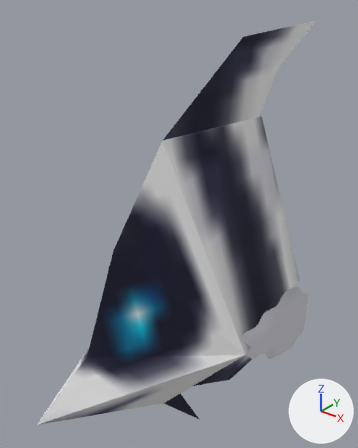
The glTF model site/public/sm64ds/models/fish_b.glb: old version first, new version second.
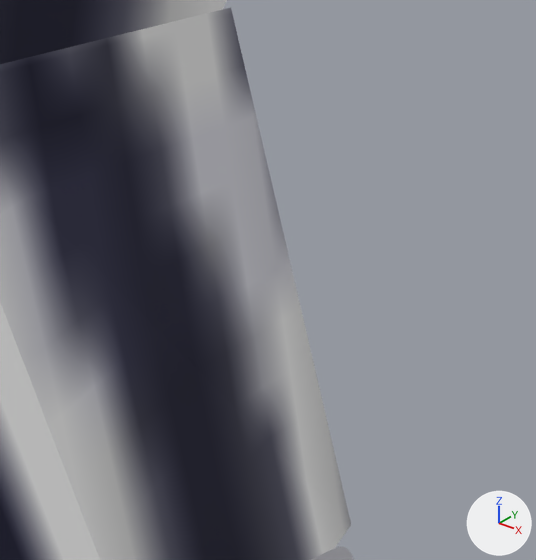
Each version appears first whole from a 50 mm camera at (7.32, -6.17, 8.58) aimed at (-1.18, 4.46, 1.99), and next in a close-up on the part from 53% to 100% of the width and 25% to 65% of the height. Every picture has the same lights, and +X, +Y and +Z are marked at lower right. The first two pictures are the older version. Vertices at exactly the same position are counted once.

Names of what the first close-up shows: 'fish_b'.
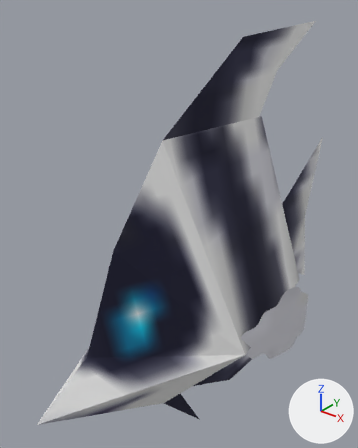
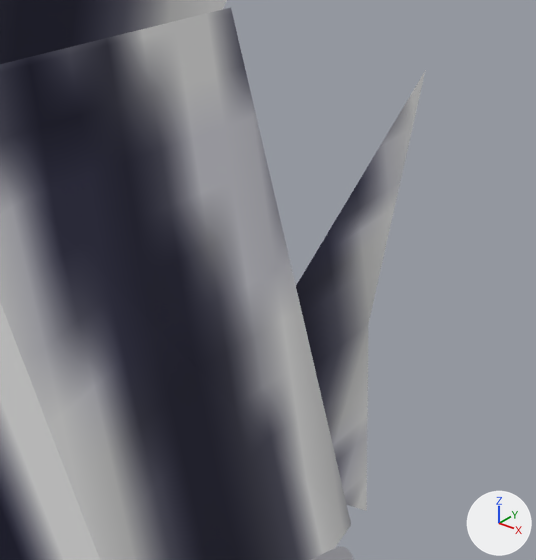
The newer file is also turned or shifted as a whole; pictures and numbers use the older file's frame.

What differs and where, as boxes [x1, y1, x2, y2] in the close-ups (536 x 560 px; the box of a moved part takes in the faces that stretch with it):
'fish_b', reshaped
    before: [0, 0, 354, 560]
    after: [0, 0, 426, 560]
part 1 of me_fish_b, moved or reshaped (not visible before)
    after: [296, 70, 426, 511]

What the commit changed:
me_fish_b is used by ob_fish_b; location (0.0, 0.0, 0.0).
Before the commit, vertices of me_fish_b: 4 (0.0, 0.26, -0.03), 19 (0.0, 2.39, -2.9), 20 (0.0, 1.68, 0.21), 22 (0.0, 2.46, 3.31).
me_fish_b had 30 vertices, 30 faces and spanned x -3.02..3.02, y -1.99..10.06, z -5.1..7.5.
me_fish_b now has 30 vertices, 30 faces and spans x -3.02..3.02, y -1.99..11.83, z -5.1..7.5.
Part 1, on me_fish_b:
Vertices 4, 19, 20, 22 of me_fish_b move by (0.0, 9.38, 0.0).
